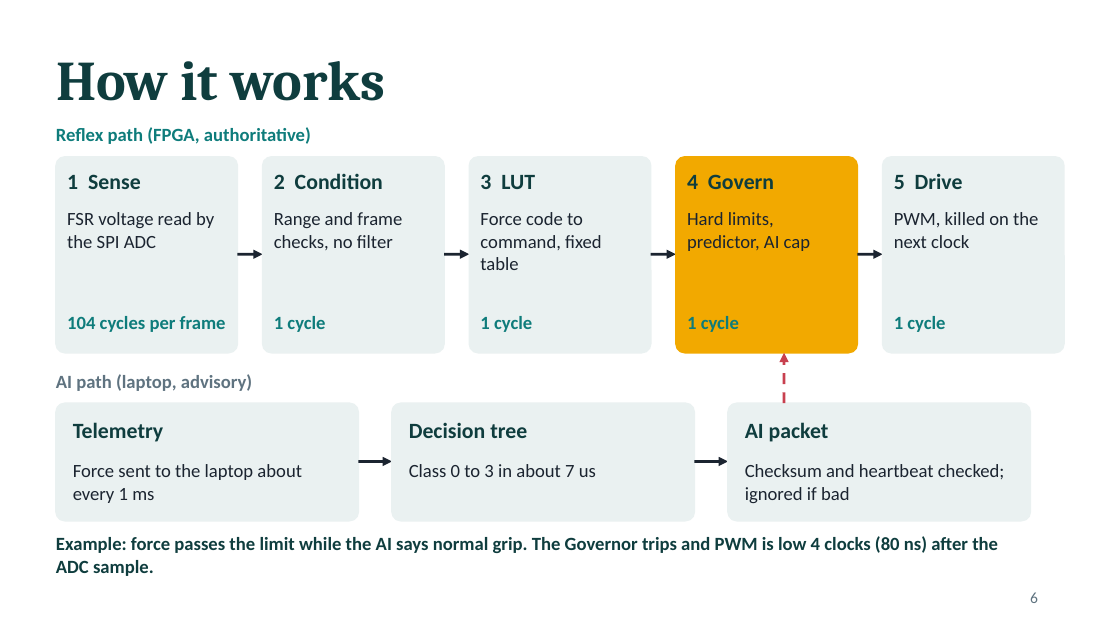
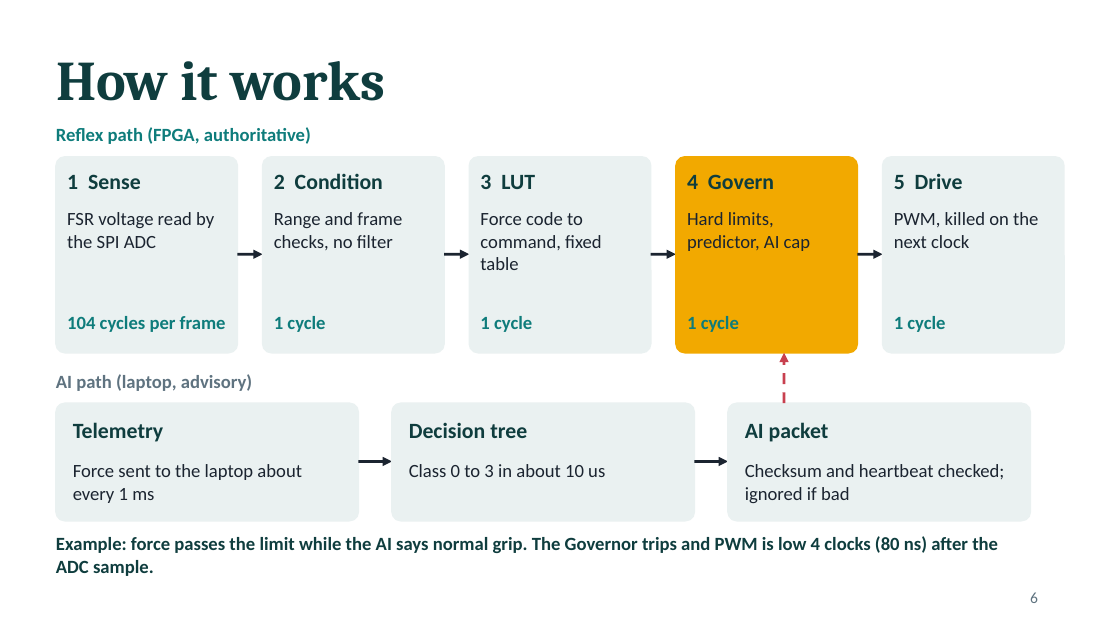
Before and after one commit to sanjiv283/tactile-reflex-system, a slide deck: slide 6 of docs/tactile_reflex_system.pptx. Drawn at 1120x630 pixels with LibreOffice and Linux fonts; fonts in the diff are those of the drawing. Boxes give left, top, right and bottom in pixels: in the first picture for what was removed or moved away, otherwise in the second. Text is boxed around its words. In the diff, an @@ line names an element or a change of style, - is before the commit and + after.

```diff
--- a/docs/tactile_reflex_system.pptx
+++ b/docs/tactile_reflex_system.pptx
@@ text at (x1=409, y1=464, x2=605, y2=477): text changed @@
-Class 0 to 3 in about 7 us
+Class 0 to 3 in about 10 us
```
Also in this commit, not shown: 2 other slides changed, 2 other files.
